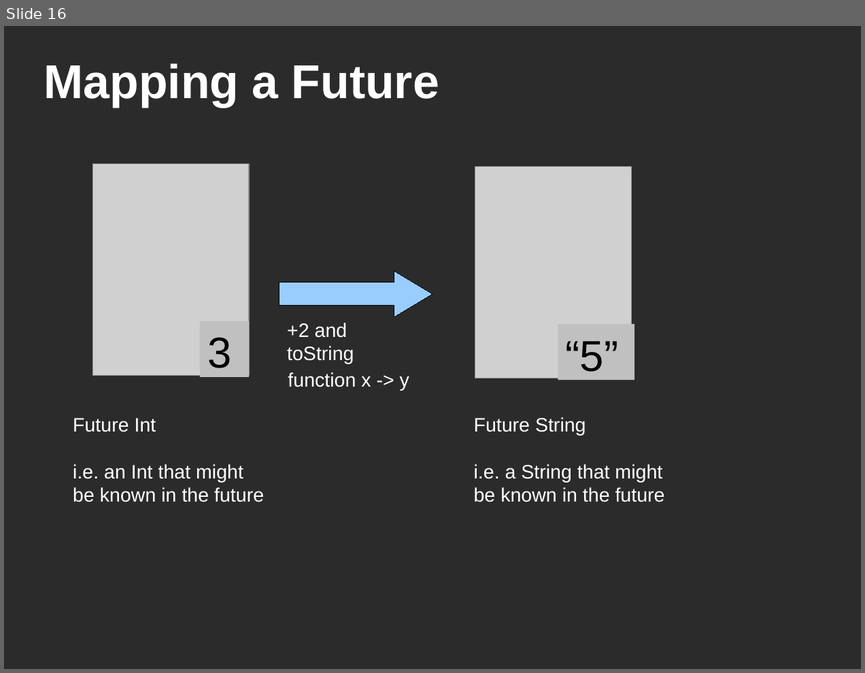
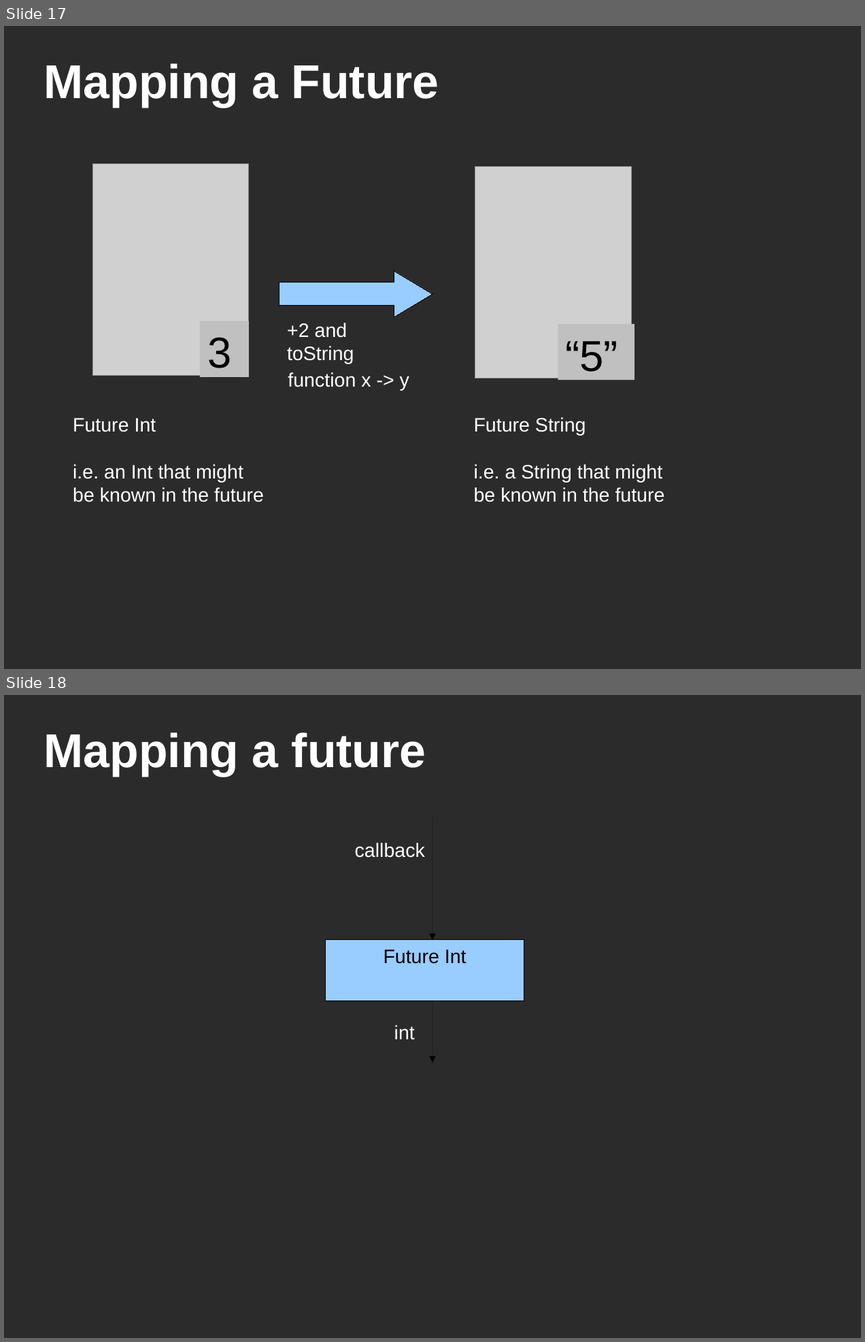
Before and after one commit to techtangents/jsasync, a slide deck: doc/TheFuture.odp. Shown one above the other, each under a label of ours: slide 16 before the commit, slides 17 and 18 after it. The pictures are 865x673 and 865x1342 pixels, drawn with LibreOffice and Linux fonts; fonts in the diff are those of the drawing; grey boxes stand for pictures; background and template pictures are left out; a plain dark background stands for a picture behind light text. Boxes give left, top, right and bottom in pixels: in the first picture for what was removed or moved away, otherwise in the second. Text is boxed around its words. In the diff, an @@ line names an element or a change of style, - is before the commit and + after.

```diff
--- a/doc/TheFuture.odp
+++ b/doc/TheFuture.odp
@@ slide 18 added at [4,695,861,1338], background picture (left out) @@
@@ title added at [43,732,426,777], 44 pt, text #FFFFFF, bold @@
+Mapping a future
@@ arrow added from (432, 817) to (432, 940), #000000 0 pt @@
@@ text added at [355,843,425,858], 18 pt, text #FFFFFF @@
+callback
@@ rectangle added at [325,940,524,1001], fill #99CCFF, outline #000000 0 pt, 18 pt, text #000000 @@
+Future Int
@@ arrow added from (432, 1001) to (432, 1062), #000000 0 pt @@
@@ text added at [394,1025,415,1040], 18 pt, text #FFFFFF @@
+int
@@ what was slide 16 is now slide 17 @@
```
Also in this commit, not shown: 2 slides changed, 8 other slides added, 1 slide removed.
